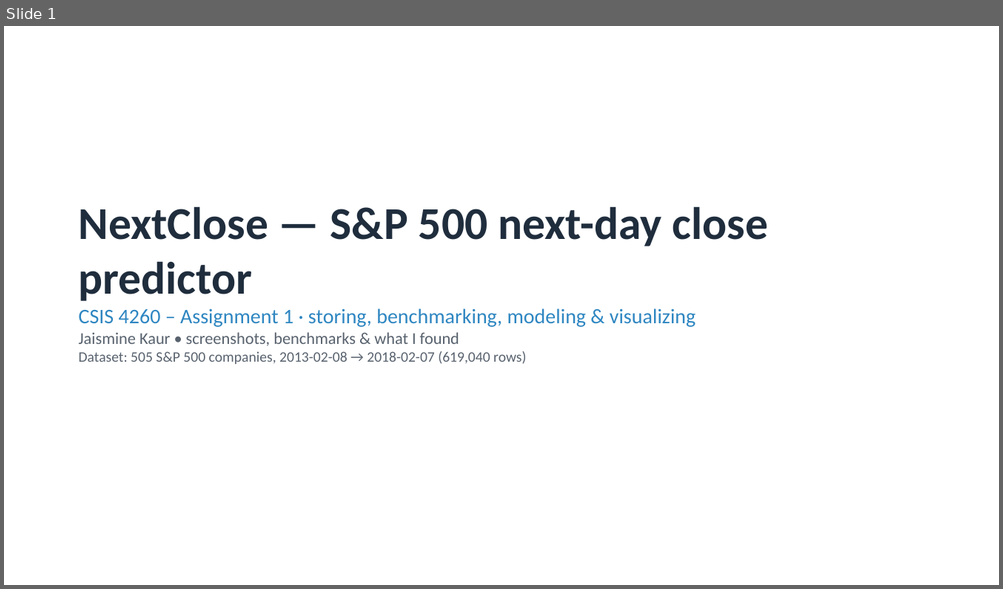
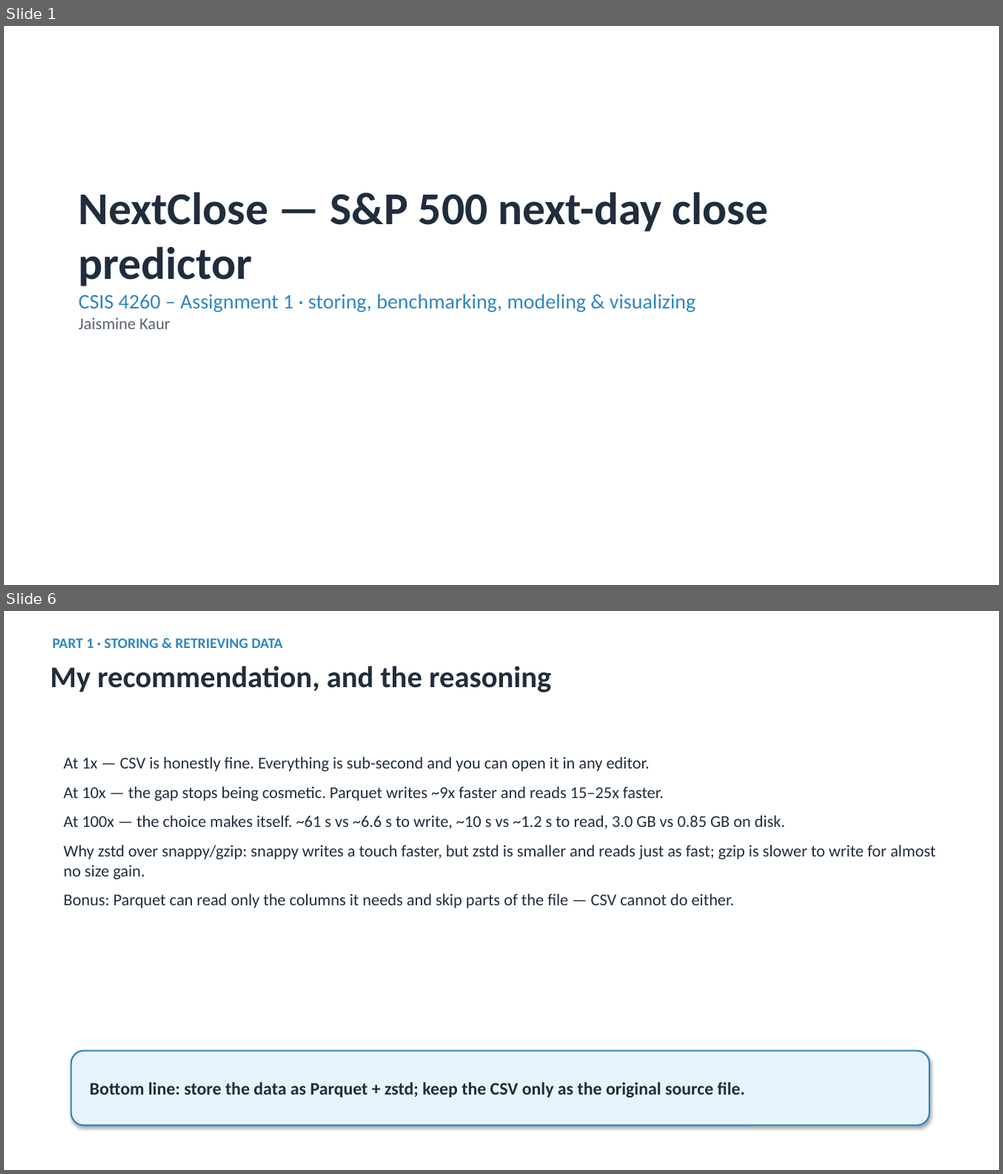
Before and after one commit to jaismine19/NextClose, a slide deck: docs/CSIS4260_Assignment1_Dashboard_Screenshots.pptx. Shown one above the other, each under a label of ours: slide 1 before the commit, slides 1 and 6 after it; the slides between them are not shown. The pictures are 1003x589 and 1003x1174 pixels, drawn with LibreOffice and Linux fonts; fonts in the diff are those of the drawing. Boxes give left, top, right and bottom in pixels: in the first picture for what was removed or moved away, otherwise in the second. Text is boxed around its words. In the diff, an @@ line names an element or a change of style, - is before the commit and + after.

```diff
--- a/docs/CSIS4260_Assignment1_Dashboard_Screenshots.pptx
+++ b/docs/CSIS4260_Assignment1_Dashboard_Screenshots.pptx
@@ slide 6 added at <box>4,611,999,1170</box>, background #FFFFFF @@
@@ text added at <box>52,638,282,648</box>, 14 pt, text #2E86C1, bold @@
+PART 1 · STORING & RETRIEVING DATA
@@ text added at <box>50,666,551,692</box>, 29 pt, text #1F2D3D, bold @@
+My recommendation, and the reasoning
@@ text added at <box>63,757,935,908</box>, 16 pt, text #1F2D3D @@
+At 1x — CSV is honestly fine. Everything is sub-second and you can open it in any editor.
+At 10x — the gap stops being cosmetic. Parquet writes ~9x faster and reads 15–25x faster.
+At 100x — the choice makes itself. ~61 s vs ~6.6 s to write, ~10 s vs ~1.2 s to read, 3.0 GB vs 0.85 GB on disk.
+Why zstd over snappy/gzip: snappy writes a touch faster, but zstd is smaller and reads just as fast; gzip is slower to write for almost no size gain.
+Bonus: Parquet can read only the columns it needs and skip parts of the file — CSV cannot do either.
@@ rounded rectangle added at <box>71,1051,929,1126</box>, fill #E8F4FB, outline #2E86C1 1.5 pt, 17 pt, text #1F2D3D, bold @@
+Bottom line: store the data as Parquet + zstd; keep the CSV only as the original source file.
@@ slide 1 changed as well @@
@@ text "NextClose — S&P 500 next-day ...": place and size @@
-text "NextClose — S&P 500 next-day ..." at <box>79,207,768,364</box>
+text "NextClose — S&P 500 next-day ..." at <box>79,192,768,329</box>
@@ text at <box>79,318,170,329</box>: text changed; size 14 to 16 pt @@
-Jaismine Kaur • screenshots, benchmarks & what I found
-Dataset: 505 S&P 500 companies, 2013-02-08 → 2018-02-07 (619,040 rows)
+Jaismine Kaur
```
Also in this commit, not shown: 7 other slides changed, 13 other slides added, 8 slides removed, 1 other file.
